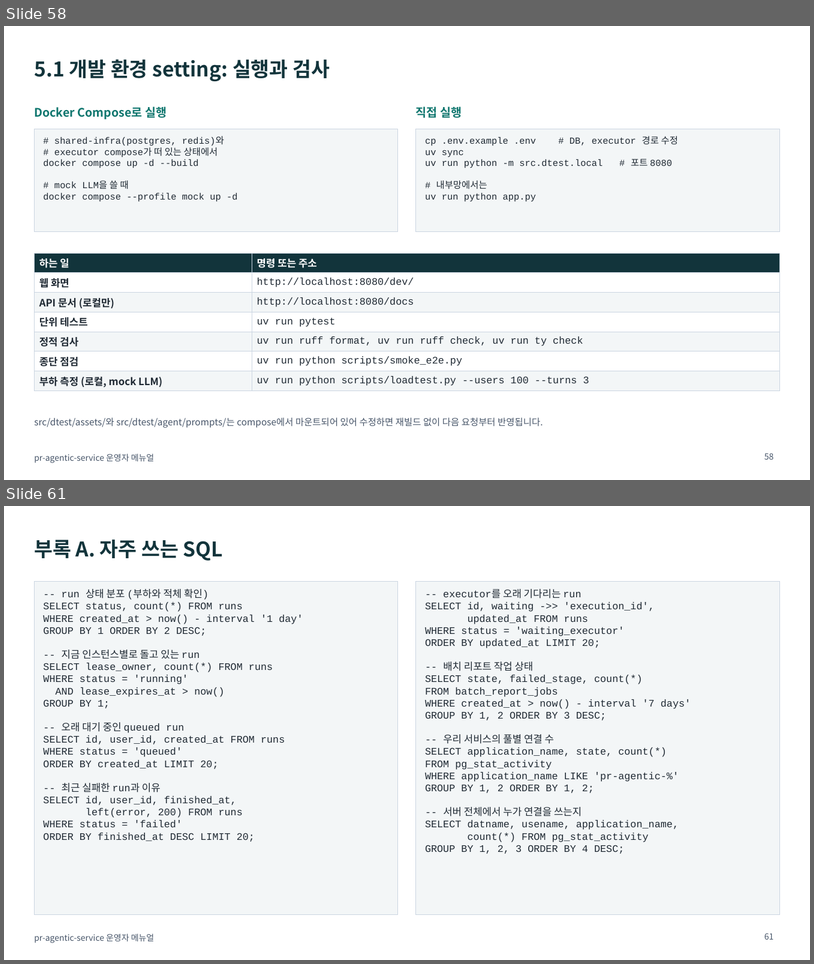
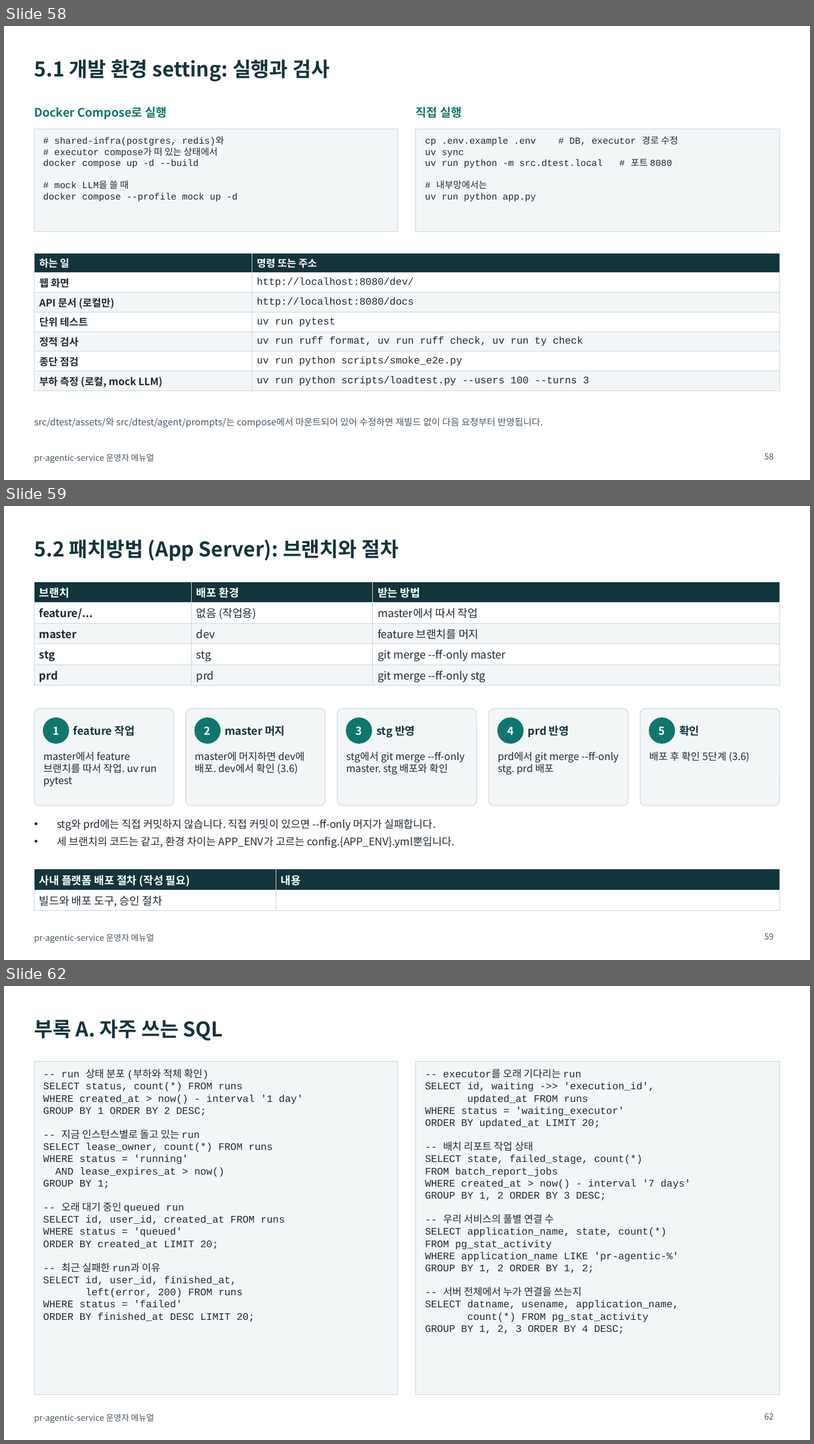
Before and after one commit to KimHwaJin/pr-agentic-service, a slide deck: docs/deliverables/08-operator-manual.pptx. Shown one above the other, each under a label of ours: slides 58 and 61 before the commit, slides 58, 59 and 62 after it; the slides between them are not shown. The pictures are 814x964 and 814x1444 pixels, drawn with LibreOffice and Linux fonts; fonts in the diff are those of the drawing. Boxes give left, top, right and bottom in pixels: in the first picture for what was removed or moved away, otherwise in the second. Text is boxed around its words. In the diff, an @@ line names an element or a change of style, - is before the commit and + after.

```diff
--- a/docs/deliverables/08-operator-manual.pptx
+++ b/docs/deliverables/08-operator-manual.pptx
@@ slide 59 added at [4,506,810,960], background #FFFFFF; not listed: 1 template element that a slide beside it also shows @@
@@ title added at [34,540,399,561], 24 pt, text #12343B, bold @@
+5.2 패치방법 (App Server): 브랜치와 절차
@@ table added at [34,582,780,685], 5 rows, 3 columns @@
+브랜치 | 배포 환경 | 받는 방법
+feature/... | 없음 (작업용) | master에서 따서 작업
+master | dev | feature 브랜치를 머지
+stg | stg | git merge --ff-only master
+prd | prd | git merge --ff-only stg
@@ rounded rectangle added at [34,709,174,805], fill #F3F6F7, outline #CBD5E1 0.75 pt @@
@@ ellipse added at [44,718,69,743], fill #0F766E, outline #0F766E 1 pt @@
@@ rounded rectangle added at [186,709,326,805], fill #F3F6F7, outline #CBD5E1 0.75 pt @@
@@ ellipse added at [195,718,221,743], fill #0F766E, outline #0F766E 1 pt @@
@@ rounded rectangle added at [338,709,477,805], fill #F3F6F7, outline #CBD5E1 0.75 pt @@
@@ ellipse added at [347,718,372,743], fill #0F766E, outline #0F766E 1 pt @@
@@ rounded rectangle added at [489,709,629,805], fill #F3F6F7, outline #CBD5E1 0.75 pt @@
@@ ellipse added at [498,718,524,743], fill #0F766E, outline #0F766E 1 pt @@
@@ rounded rectangle added at [641,709,780,805], fill #F3F6F7, outline #CBD5E1 0.75 pt @@
@@ ellipse added at [650,718,675,743], fill #0F766E, outline #0F766E 1 pt @@
@@ text added at [53,726,59,735], 13 pt, text #FFFFFF, bold @@
+1
@@ text added at [74,725,135,736], 13 pt, text #12343B, bold @@
+feature 작업
@@ text added at [204,726,211,735], 13 pt, text #FFFFFF, bold @@
+2
@@ text added at [225,725,285,736], 13 pt, text #12343B, bold @@
+master 머지
@@ text added at [356,726,363,735], 13 pt, text #FFFFFF, bold @@
+3
@@ text added at [377,725,415,738], 13 pt, text #12343B, bold @@
+stg 반영
@@ text added at [507,726,514,735], 13 pt, text #FFFFFF, bold @@
+4
@@ text added at [528,725,569,737], 13 pt, text #12343B, bold @@
+prd 반영
@@ text added at [659,726,666,735], 13 pt, text #FFFFFF, bold @@
+5
@@ text added at [680,725,699,736], 13 pt, text #12343B, bold @@
+확인
@@ text added at [44,751,157,786], 12 pt, text #1F2933 @@
+master에서 feature 브랜치를 따서 작업. uv run pytest
@@ text added at [195,751,305,774], 12 pt, text #1F2933 @@
+master에 머지하면 dev에 배포. dev에서 확인 (3.6)
@@ text added at [347,751,465,774], 12 pt, text #1F2933 @@
+stg에서 git merge --ff-only master. stg 배포와 확인
@@ text added at [498,751,619,774], 12 pt, text #1F2933 @@
+prd에서 git merge --ff-only stg. prd 배포
@@ text added at [650,751,750,762], 12 pt, text #1F2933 @@
+배포 후 확인 5단계 (3.6)
@@ text added at [57,819,455,848], 12.5 pt, text #1F2933 @@
+• stg와 prd에는 직접 커밋하지 않습니다. 직접 커밋이 있으면 --ff-only 머지가 실패합니다.
+• 세 브랜치의 코드는 같고, 환경 차이는 APP_ENV가 고르는 config.{APP_ENV}.yml뿐입니다.
@@ table added at [34,869,780,930], 2 rows, 2 columns @@
+사내 플랫폼 배포 절차 (작성 필요) | 내용
+빌드와 배포 도구, 승인 절차 | 
@@ page number added at [765,933,774,939], 10 pt, text #475569 @@
+59
@@ what was slide 61 is now slide 62 @@
@@ page number at [765,1413,774,1419]: text changed @@
-61
+62
```
Also in this commit, not shown: 8 slides changed, 12 other files.
